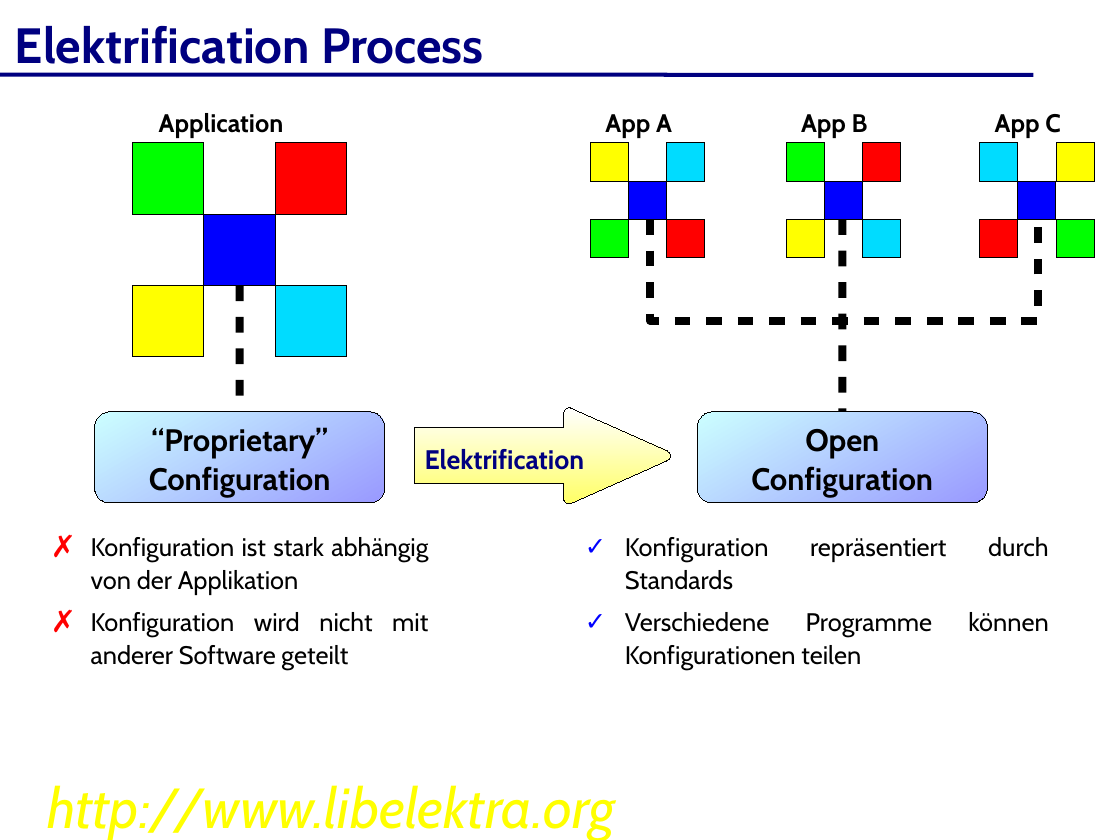
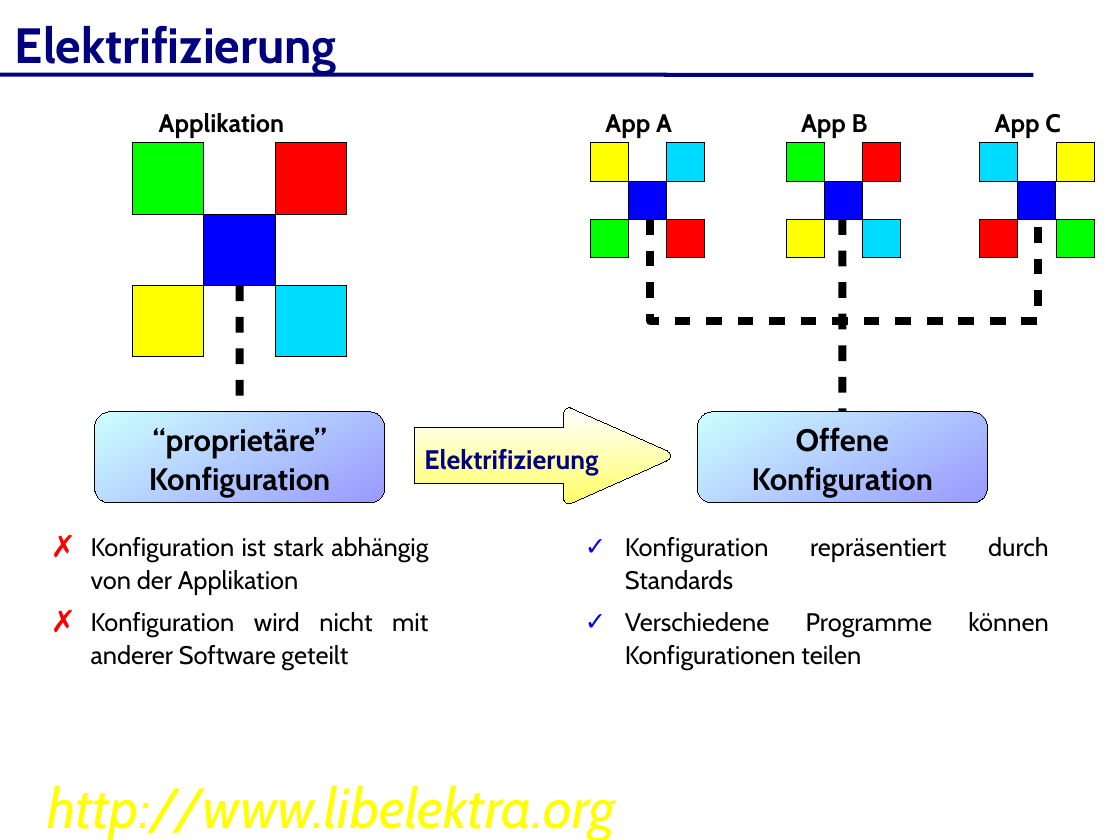
Before and after one commit to ElektraInitiative/libelektra, a slide deck: slide 4 of doc/elektra-de.odp. Drawn at 1120x840 pixels with LibreOffice and Linux fonts; fonts in the diff are those of the drawing; background and template pictures are left out. Boxes give left, top, right and bottom in pixels: in the first picture for what was removed or moved away, otherwise in the second. Text is boxed around its words. In the diff, an @@ line names an element or a change of style, - is before the commit and + after.

```diff
--- a/doc/elektra-de.odp
+++ b/doc/elektra-de.odp
@@ text at [15, 26, 337, 74]: text changed @@
-Elektrification Process
+Elektrifizierung
@@ text at [159, 113, 284, 138]: text changed @@
-Application
+Applikation
@@ text in rounded rectangle at [149, 427, 330, 498]: text changed @@
-“Proprietary”
-Configuration
+“proprietäre”
+Konfiguration
@@ text at [424, 449, 598, 475]: text changed @@
-Elektrification
+Elektrifizierung
@@ text in rounded rectangle at [752, 427, 933, 498]: text changed @@
-Open
-Configuration
+Offene
+Konfiguration
```
Also in this commit, not shown: 25 other slides changed, 12 slides added, 11 slides removed.
